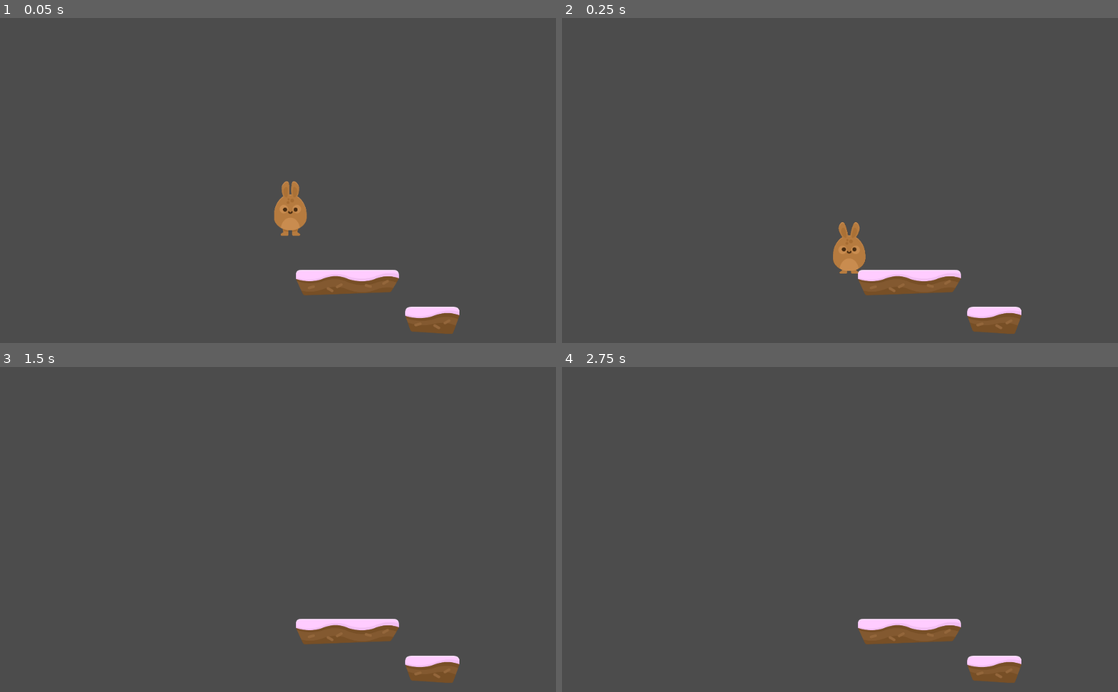
Above: before the commit, frames 1-4 (two rows, left to right).
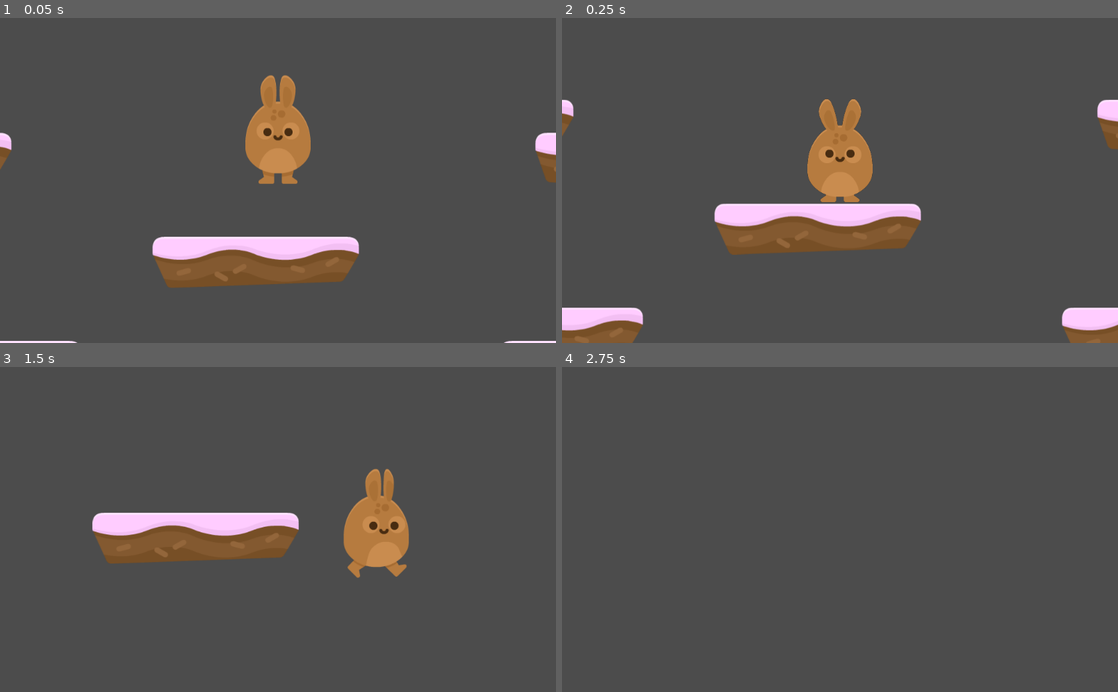
Above: after the commit, the same moments.

Repository: elijah-atkins/hoppy-days
Game: Godot game, scene res://Scenes/Level1.tscn
Two runs of this game, one before a commit and one after it. Both use one fixed random seed, a clock stepped at 60 frames per second and the inputs below. The project has no main scene, so this scene is started directly.
Inputs:
- Up to frame 1 (0.05 s): no input
- Up to frame 2 (0.25 s): no input
- Up to frame 3 (1.5 s): hold D (right) from 0.53 s (still down); tap W (jump) at 0.77 s
- Up to frame 4 (2.75 s): tap W (jump) at 1.52 s; release D (right) at 2.03 s; hold A (left) from 2.03 s (still down)

The runs differ from the first frame. In frame 1, 11% of the frame differs, in the area x 0-100%, y 17-100%; in frame 2, 13%, in the area x 0-100%, y 25-100%; in frame 3, 9.8%; in frame 4, 2.0%.

Commit message:
added tilemap for platforms

Diff:
--- a/Scenes/Bunny.tscn
+++ b/Scenes/Bunny.tscn
@@ -10,6 +10,8 @@
 
 [node name="Bunny" type="KinematicBody2D"]
 position = Vector2( 486.804, 469.614 )
+collision_layer = 2
+collision_mask = 2
 script = ExtResource( 2 )
 __meta__ = {
 "_edit_group_": true
--- /dev/null
+++ b/Scenes/Camera2D.tscn
@@ -0,0 +1,5 @@
+[gd_scene format=2]
+
+[node name="Camera2D" type="Camera2D"]
+current = true
+smoothing_enabled = true
--- a/Scenes/Level1.tscn
+++ b/Scenes/Level1.tscn
@@ -1,16 +1,18 @@
-[gd_scene load_steps=3 format=2]
+[gd_scene load_steps=4 format=2]
 
 [ext_resource path="res://Scenes/Bunny.tscn" type="PackedScene" id=1]
-[ext_resource path="res://Scenes/Platforms.tscn" type="PackedScene" id=2]
+[ext_resource path="res://Scenes/platforms.tres" type="TileSet" id=2]
+[ext_resource path="res://Scenes/Camera2D.tscn" type="PackedScene" id=3]
 
 [node name="Level1" type="Node2D"]
 
 [node name="Bunny" parent="." instance=ExtResource( 1 )]
 
-[node name="Camera2D" type="Camera2D" parent="."]
-position = Vector2( 441.323, 274.881 )
-current = true
-zoom = Vector2( 2, 2 )
+[node name="Camera2D" parent="Bunny" instance=ExtResource( 3 )]
 
-[node name="Platforms" parent="." instance=ExtResource( 2 )]
-position = Vector2( 480.841, 545.657 )
+[node name="TileMap" type="TileMap" parent="."]
+tile_set = ExtResource( 2 )
+collision_layer = 2
+collision_mask = 2
+format = 1
+tile_data = PoolIntArray( 65537, 5, 0, 131092, 6, 0, 458746, 5, 0, 393231, 6, 0, 589828, 5, 0, 851964, 5, 0, 786446, 5, 0 )
--- a/Scenes/Platforms.tscn
+++ b/Scenes/Platforms.tscn
@@ -1,9 +1,90 @@
-[gd_scene load_steps=3 format=2]
+[gd_scene load_steps=9 format=2]
 
 [ext_resource path="res://GFX/Environment/ground_cake.png" type="Texture" id=1]
 [ext_resource path="res://GFX/Environment/ground_cake_small.png" type="Texture" id=2]
+[ext_resource path="res://GFX/Environment/ground_sand_small.png" type="Texture" id=3]
+[ext_resource path="res://GFX/Environment/ground_snow_small.png" type="Texture" id=4]
+[ext_resource path="res://GFX/Environment/ground_sand.png" type="Texture" id=5]
+[ext_resource path="res://GFX/Environment/ground_grass.png" type="Texture" id=6]
+[ext_resource path="res://GFX/Environment/ground_snow.png" type="Texture" id=7]
+[ext_resource path="res://GFX/Environment/ground_grass_small.png" type="Texture" id=8]
 
 [node name="Platforms" type="Node2D"]
+
+[node name="Ground_Grass" type="Sprite" parent="."]
+position = Vector2( 211.989, 252.109 )
+texture = ExtResource( 6 )
+__meta__ = {
+"_edit_group_": true
+}
+
+[node name="StaticBody2D" type="StaticBody2D" parent="Ground_Grass"]
+visible = false
+collision_layer = 2
+collision_mask = 2
+
+[node name="CollisionPolygon2D" type="CollisionPolygon2D" parent="Ground_Grass/StaticBody2D"]
+polygon = PoolVector2Array( -171.382, -47.1173, 168.976, -47.4408, 180.946, -44.8526, 187.741, -39.3525, 190.005, -29.323, 190.005, -14.4404, 159.593, 33.7661, -157.793, 47.678, -189.499, -13.4698, -188.852, -31.2642, -184.646, -43.2349, -177.529, -45.8232, -177.529, -45.8232 )
+
+[node name="Ground_Grass_Small" type="Sprite" parent="."]
+position = Vector2( 618.101, 251.906 )
+texture = ExtResource( 8 )
+__meta__ = {
+"_edit_group_": true
+}
+
+[node name="StaticBody2D" type="StaticBody2D" parent="Ground_Grass_Small"]
+visible = false
+collision_layer = 2
+collision_mask = 2
+
+[node name="CollisionPolygon2D" type="CollisionPolygon2D" parent="Ground_Grass_Small/StaticBody2D"]
+polygon = PoolVector2Array( -89.195, -48.6011, 81.0368, -50.1487, 98.06, -46.2798, 100.381, -35.4468, 101.929, -27.709, 100.381, -17.6499, 75.6204, 48.8953, -76.0407, 44.2526, -96.159, -5.26938, -99.2542, -21.5188, -97.7066, -35.4468, -95.3852, -45.506 )
+
+[node name="Ground_Sand" type="Sprite" parent="."]
+position = Vector2( 227.573, 402.107 )
+texture = ExtResource( 5 )
+__meta__ = {
+"_edit_group_": true
+}
+
+[node name="StaticBody2D" type="StaticBody2D" parent="Ground_Sand"]
+visible = false
+collision_layer = 2
+collision_mask = 2
+
+[node name="CollisionPolygon2D" type="CollisionPolygon2D" parent="Ground_Sand/StaticBody2D"]
+polygon = PoolVector2Array( -171.382, -47.1173, 168.976, -47.4408, 180.946, -44.8526, 187.741, -39.3525, 190.005, -29.323, 190.005, -14.4404, 159.593, 33.7661, -157.793, 47.678, -189.499, -13.4698, -188.852, -31.2642, -184.646, -43.2349, -177.529, -45.8232, -177.529, -45.8232 )
+
+[node name="Ground_Snow" type="Sprite" parent="."]
+position = Vector2( 223.677, 548.208 )
+texture = ExtResource( 7 )
+__meta__ = {
+"_edit_group_": true
+}
+
+[node name="StaticBody2D" type="StaticBody2D" parent="Ground_Snow"]
+visible = false
+collision_layer = 2
+collision_mask = 2
+
+[node name="CollisionPolygon2D" type="CollisionPolygon2D" parent="Ground_Snow/StaticBody2D"]
+polygon = PoolVector2Array( -171.382, -47.1173, 168.976, -47.4408, 180.946, -44.8526, 187.741, -39.3525, 190.005, -29.323, 190.005, -14.4404, 159.593, 33.7661, -157.793, 47.678, -189.499, -13.4698, -188.852, -31.2642, -184.646, -43.2349, -177.529, -45.8232, -177.529, -45.8232 )
+
+[node name="Ground_Snow_Small" type="Sprite" parent="."]
+position = Vector2( 629.789, 548.005 )
+texture = ExtResource( 4 )
+__meta__ = {
+"_edit_group_": true
+}
+
+[node name="StaticBody2D" type="StaticBody2D" parent="Ground_Snow_Small"]
+visible = false
+collision_layer = 2
+collision_mask = 2
+
+[node name="CollisionPolygon2D" type="CollisionPolygon2D" parent="Ground_Snow_Small/StaticBody2D"]
+polygon = PoolVector2Array( -89.195, -48.6011, 81.0368, -50.1487, 98.06, -46.2798, 100.381, -35.4468, 101.929, -27.709, 100.381, -17.6499, 75.6204, 48.8953, -76.0407, 44.2526, -96.159, -5.26938, -99.2542, -21.5188, -97.7066, -35.4468, -95.3852, -45.506 )
 
 [node name="Ground_Cake" type="Sprite" parent="."]
 position = Vector2( 215.885, 106.008 )
@@ -13,15 +94,39 @@
 }
 
 [node name="StaticBody2D" type="StaticBody2D" parent="Ground_Cake"]
+visible = false
+collision_layer = 2
+collision_mask = 2
 
 [node name="CollisionPolygon2D" type="CollisionPolygon2D" parent="Ground_Cake/StaticBody2D"]
 polygon = PoolVector2Array( -171.382, -47.1173, 168.976, -47.4408, 180.946, -44.8526, 187.741, -39.3525, 190.005, -29.323, 190.005, -14.4404, 159.593, 33.7661, -157.793, 47.678, -189.499, -13.4698, -188.852, -31.2642, -184.646, -43.2349, -177.529, -45.8232, -177.529, -45.8232 )
 
 [node name="Ground_Cake_Small" type="Sprite" parent="."]
-position = Vector2( 528.492, 246.062 )
+position = Vector2( 600.569, 113.597 )
 texture = ExtResource( 2 )
+__meta__ = {
+"_edit_group_": true
+}
 
 [node name="StaticBody2D" type="StaticBody2D" parent="Ground_Cake_Small"]
+visible = false
+collision_layer = 2
+collision_mask = 2
 
 [node name="CollisionPolygon2D" type="CollisionPolygon2D" parent="Ground_Cake_Small/StaticBody2D"]
 polygon = PoolVector2Array( -89.195, -48.6011, 81.0368, -50.1487, 98.06, -46.2798, 100.381, -35.4468, 101.929, -27.709, 100.381, -17.6499, 75.6204, 48.8953, -76.0407, 44.2526, -96.159, -5.26938, -99.2542, -21.5188, -97.7066, -35.4468, -95.3852, -45.506 )
+
+[node name="Ground_Sand_Small" type="Sprite" parent="."]
+position = Vector2( 612.257, 409.696 )
+texture = ExtResource( 3 )
+__meta__ = {
+"_edit_group_": true
+}
+
+[node name="StaticBody2D" type="StaticBody2D" parent="Ground_Sand_Small"]
+visible = false
+collision_layer = 2
+collision_mask = 2
+
+[node name="CollisionPolygon2D" type="CollisionPolygon2D" parent="Ground_Sand_Small/StaticBody2D"]
+polygon = PoolVector2Array( -89.195, -48.6011, 81.0368, -50.1487, 98.06, -46.2798, 100.381, -35.4468, 101.929, -27.709, 100.381, -17.6499, 75.6204, 48.8953, -76.0407, 44.2526, -96.159, -5.26938, -99.2542, -21.5188, -97.7066, -35.4468, -95.3852, -45.506 )
--- /dev/null
+++ b/Scenes/platforms.tres
@@ -0,0 +1,164 @@
+[gd_resource type="TileSet" load_steps=17 format=2]
+
+[ext_resource path="res://GFX/Environment/ground_sand_small.png" type="Texture" id=1]
+[ext_resource path="res://GFX/Environment/ground_cake.png" type="Texture" id=2]
+[ext_resource path="res://GFX/Environment/ground_cake_small.png" type="Texture" id=3]
+[ext_resource path="res://GFX/Environment/ground_snow_small.png" type="Texture" id=4]
+[ext_resource path="res://GFX/Environment/ground_sand.png" type="Texture" id=5]
+[ext_resource path="res://GFX/Environment/ground_grass.png" type="Texture" id=6]
+[ext_resource path="res://GFX/Environment/ground_snow.png" type="Texture" id=7]
+[ext_resource path="res://GFX/Environment/ground_grass_small.png" type="Texture" id=8]
+
+[sub_resource type="ConvexPolygonShape2D" id=1]
+points = PoolVector2Array( -171.382, -47.1173, 168.976, -47.4408, 180.946, -44.8526, 187.741, -39.3525, 190.005, -29.323, 190.005, -14.4404, 159.593, 33.7661, -157.793, 47.678, -189.499, -13.4698, -188.852, -31.2642, -184.646, -43.2349, -177.529, -45.8232, -177.529, -45.8232 )
+
+[sub_resource type="ConvexPolygonShape2D" id=2]
+points = PoolVector2Array( -89.195, -48.6011, 81.0368, -50.1487, 98.06, -46.2798, 100.381, -35.4468, 101.929, -27.709, 100.381, -17.6499, 75.6204, 48.8953, -76.0407, 44.2526, -96.159, -5.26938, -99.2542, -21.5188, -97.7066, -35.4468, -95.3852, -45.506 )
+
+[sub_resource type="ConvexPolygonShape2D" id=3]
+points = PoolVector2Array( -171.382, -47.1173, 168.976, -47.4408, 180.946, -44.8526, 187.741, -39.3525, 190.005, -29.323, 190.005, -14.4404, 159.593, 33.7661, -157.793, 47.678, -189.499, -13.4698, -188.852, -31.2642, -184.646, -43.2349, -177.529, -45.8232, -177.529, -45.8232 )
+
+[sub_resource type="ConvexPolygonShape2D" id=4]
+points = PoolVector2Array( -171.382, -47.1173, 168.976, -47.4408, 180.946, -44.8526, 187.741, -39.3525, 190.005, -29.323, 190.005, -14.4404, 159.593, 33.7661, -157.793, 47.678, -189.499, -13.4698, -188.852, -31.2642, -184.646, -43.2349, -177.529, -45.8232, -177.529, -45.8232 )
+
+[sub_resource type="ConvexPolygonShape2D" id=5]
+points = PoolVector2Array( -89.195, -48.6011, 81.0368, -50.1487, 98.06, -46.2798, 100.381, -35.4468, 101.929, -27.709, 100.381, -17.6499, 75.6204, 48.8953, -76.0407, 44.2526, -96.159, -5.26938, -99.2542, -21.5188, -97.7066, -35.4468, -95.3852, -45.506 )
+
+[sub_resource type="ConvexPolygonShape2D" id=6]
+points = PoolVector2Array( -171.382, -47.1173, 168.976, -47.4408, 180.946, -44.8526, 187.741, -39.3525, 190.005, -29.323, 190.005, -14.4404, 159.593, 33.7661, -157.793, 47.678, -189.499, -13.4698, -188.852, -31.2642, -184.646, -43.2349, -177.529, -45.8232, -177.529, -45.8232 )
+
+[sub_resource type="ConvexPolygonShape2D" id=7]
+points = PoolVector2Array( -89.195, -48.6011, 81.0368, -50.1487, 98.06, -46.2798, 100.381, -35.4468, 101.929, -27.709, 100.381, -17.6499, 75.6204, 48.8953, -76.0407, 44.2526, -96.159, -5.26938, -99.2542, -21.5188, -97.7066, -35.4468, -95.3852, -45.506 )
+
+[sub_resource type="ConvexPolygonShape2D" id=8]
+points = PoolVector2Array( -89.195, -48.6011, 81.0368, -50.1487, 98.06, -46.2798, 100.381, -35.4468, 101.929, -27.709, 100.381, -17.6499, 75.6204, 48.8953, -76.0407, 44.2526, -96.159, -5.26938, -99.2542, -21.5188, -97.7066, -35.4468, -95.3852, -45.506 )
+
+[resource]
+0/name = "Ground_Grass"
+0/texture = ExtResource( 6 )
+0/tex_offset = Vector2( 0, 0 )
+0/modulate = Color( 1, 1, 1, 1 )
+0/region = Rect2( 0, 0, 380, 94 )
+0/tile_mode = 0
+0/occluder_offset = Vector2( 190, 47 )
+0/navigation_offset = Vector2( 190, 47 )
+0/shapes = [ {
+"autotile_coord": Vector2( 0, 0 ),
+"one_way": false,
+"one_way_margin": 1.0,
+"shape": SubResource( 1 ),
+"shape_transform": Transform2D( 1, 0, 0, 1, 190, 47 )
+} ]
+0/z_index = 0
+1/name = "Ground_Grass_Small"
+1/texture = ExtResource( 8 )
+1/tex_offset = Vector2( 0, 0 )
+1/modulate = Color( 1, 1, 1, 1 )
+1/region = Rect2( 0, 0, 201, 100 )
+1/tile_mode = 0
+1/occluder_offset = Vector2( 100.5, 50 )
+1/navigation_offset = Vector2( 100.5, 50 )
+1/shapes = [ {
+"autotile_coord": Vector2( 0, 0 ),
+"one_way": false,
+"one_way_margin": 1.0,
+"shape": SubResource( 2 ),
+"shape_transform": Transform2D( 1, 0, 0, 1, 100.5, 50 )
+} ]
+1/z_index = 0
+2/name = "Ground_Sand"
+2/texture = ExtResource( 5 )
+2/tex_offset = Vector2( 0, 0 )
+2/modulate = Color( 1, 1, 1, 1 )
+2/region = Rect2( 0, 0, 380, 94 )
+2/tile_mode = 0
+2/occluder_offset = Vector2( 190, 47 )
+2/navigation_offset = Vector2( 190, 47 )
+2/shapes = [ {
+"autotile_coord": Vector2( 0, 0 ),
+"one_way": false,
+"one_way_margin": 1.0,
+"shape": SubResource( 3 ),
+"shape_transform": Transform2D( 1, 0, 0, 1, 190, 47 )
+} ]
+2/z_index = 0
+3/name = "Ground_Snow"
+3/texture = ExtResource( 7 )
+3/tex_offset = Vector2( 0, 0 )
+3/modulate = Color( 1, 1, 1, 1 )
+3/region = Rect2( 0, 0, 380, 94 )
+3/tile_mode = 0
+3/occluder_offset = Vector2( 190, 47 )
+3/navigation_offset = Vector2( 190, 47 )
+3/shapes = [ {
+"autotile_coord": Vector2( 0, 0 ),
+"one_way": false,
+"one_way_margin": 1.0,
+"shape": SubResource( 4 ),
+"shape_transform": Transform2D( 1, 0, 0, 1, 190, 47 )
+} ]
+3/z_index = 0
+4/name = "Ground_Snow_Small"
+4/texture = ExtResource( 4 )
+4/tex_offset = Vector2( 0, 0 )
+4/modulate = Color( 1, 1, 1, 1 )
+4/region = Rect2( 0, 0, 201, 100 )
+4/tile_mode = 0
+4/occluder_offset = Vector2( 100.5, 50 )
+4/navigation_offset = Vector2( 100.5, 50 )
+4/shapes = [ {
+"autotile_coord": Vector2( 0, 0 ),
+"one_way": false,
+"one_way_margin": 1.0,
+"shape": SubResource( 5 ),
+"shape_transform": Transform2D( 1, 0, 0, 1, 100.5, 50 )
+} ]
+4/z_index = 0
+5/name = "Ground_Cake"
+5/texture = ExtResource( 2 )
+5/tex_offset = Vector2( 0, 0 )
+5/modulate = Color( 1, 1, 1, 1 )
+5/region = Rect2( 0, 0, 380, 94 )
+5/tile_mode = 0
+5/occluder_offset = Vector2( 190, 47 )
+5/navigation_offset = Vector2( 190, 47 )
+5/shapes = [ {
+"autotile_coord": Vector2( 0, 0 ),
+"one_way": false,
+"one_way_margin": 1.0,
+"shape": SubResource( 6 ),
+"shape_transform": Transform2D( 1, 0, 0, 1, 190, 47 )
+} ]
+5/z_index = 0
+6/name = "Ground_Cake_Small"
+6/texture = ExtResource( 3 )
+6/tex_offset = Vector2( 0, 0 )
+6/modulate = Color( 1, 1, 1, 1 )
+6/region = Rect2( 0, 0, 201, 100 )
+6/tile_mode = 0
+6/occluder_offset = Vector2( 100.5, 50 )
+6/navigation_offset = Vector2( 100.5, 50 )
+6/shapes = [ {
+"autotile_coord": Vector2( 0, 0 ),
+"one_way": false,
+"one_way_margin": 1.0,
+"shape": SubResource( 7 ),
+"shape_transform": Transform2D( 1, 0, 0, 1, 100.5, 50 )
+} ]
+6/z_index = 0
+7/name = "Ground_Sand_Small"
+7/texture = ExtResource( 1 )
+7/tex_offset = Vector2( 0, 0 )
+7/modulate = Color( 1, 1, 1, 1 )
+7/region = Rect2( 0, 0, 201, 100 )
+7/tile_mode = 0
+7/occluder_offset = Vector2( 100.5, 50 )
+7/navigation_offset = Vector2( 100.5, 50 )
+7/shapes = [ {
+"autotile_coord": Vector2( 0, 0 ),
+"one_way": false,
+"one_way_margin": 1.0,
+"shape": SubResource( 8 ),
+"shape_transform": Transform2D( 1, 0, 0, 1, 100.5, 50 )
+} ]
+7/z_index = 0
--- a/project.godot
+++ b/project.godot
@@ -23,18 +23,26 @@
 left={
 "deadzone": 0.5,
 "events": [ Object(InputEventKey,"resource_local_to_scene":false,"resource_name":"","device":0,"alt":false,"shift":false,"control":false,"meta":false,"command":false,"pressed":false,"scancode":65,"unicode":0,"echo":false,"script":null)
+, Object(InputEventJoypadMotion,"resource_local_to_scene":false,"resource_name":"","device":0,"axis":0,"axis_value":-1.0,"script":null)
  ]
 }
 right={
 "deadzone": 0.5,
 "events": [ Object(InputEventKey,"resource_local_to_scene":false,"resource_name":"","device":0,"alt":false,"shift":false,"control":false,"meta":false,"command":false,"pressed":false,"scancode":68,"unicode":0,"echo":false,"script":null)
+, Object(InputEventJoypadMotion,"resource_local_to_scene":false,"resource_name":"","device":0,"axis":0,"axis_value":1.0,"script":null)
  ]
 }
 jump={
 "deadzone": 0.5,
 "events": [ Object(InputEventKey,"resource_local_to_scene":false,"resource_name":"","device":0,"alt":false,"shift":false,"control":false,"meta":false,"command":false,"pressed":false,"scancode":87,"unicode":0,"echo":false,"script":null)
+, Object(InputEventJoypadButton,"resource_local_to_scene":false,"resource_name":"","device":0,"button_index":0,"pressure":0.0,"pressed":false,"script":null)
  ]
 }
+
+[layer_names]
+
+2d_physics/layer_1="player"
+2d_physics/layer_2="terrain"
 
 [rendering]
 
